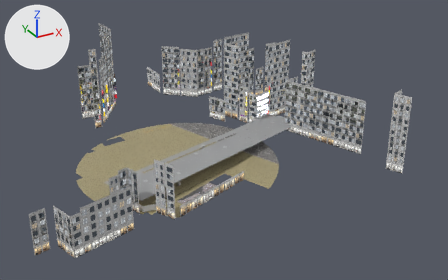
An edit to the glTF model web/data/shibuya/hero/miyamasu.glb, drawn before and after from the same camera.
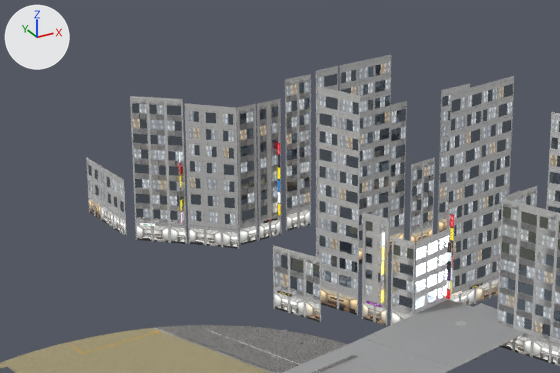
The first picture shows the older version from a 50 mm camera at (397.0, -1308.0, 152.0) aimed at (542.0, -1044.0, 20.0). The close-ups show the older and then the newer version on the part from 26% to 68% of the width and 5% to 50% of the height of that picture. Only the edits that show in the close-ups are written down. Arrows for +X, +Y and +Z are at upper left; the lights stay in place. Vertices at exactly the same position are counted once.

Before the edit, the objects in view are built like this:
```python
ob_miyamasu_glow_shop_c2_1 = bpy.data.objects.new('miyamasu_glow_shop_c2_1', me_miyamasu_glow_shop_c2_1)
ob_miyamasu_glow_shop_c2_1.location = (512.0, -1052.0, 16.0)
ob_miyamasu_wall_grey_c2_1 = bpy.data.objects.new('miyamasu_wall_grey_c2_1', me_miyamasu_wall_grey_c2_1)
ob_miyamasu_wall_grey_c2_1.location = (512.0, -1052.0, 16.0)
ob_miyamasu_wall_grey_c2_3 = bpy.data.objects.new('miyamasu_wall_grey_c2_3', me_miyamasu_wall_grey_c2_3)
ob_miyamasu_wall_grey_c2_3.location = (512.0, -1052.0, 16.0)
ob_miyamasu_wall_white_c3_2 = bpy.data.objects.new('miyamasu_wall_white_c3_2', me_miyamasu_wall_white_c3_2)
ob_miyamasu_wall_white_c3_2.location = (512.0, -1052.0, 16.0)
ob_miyamasu_win_glass_c2_1 = bpy.data.objects.new('miyamasu_win_glass_c2_1', me_miyamasu_win_glass_c2_1)
ob_miyamasu_win_glass_c2_1.location = (512.0, -1052.0, 16.0)
ob_miyamasu_win_glass_c3_2 = bpy.data.objects.new('miyamasu_win_glass_c3_2', me_miyamasu_win_glass_c3_2)
ob_miyamasu_win_glass_c3_2.location = (512.0, -1052.0, 16.0)
# also in view: 'miyamasu_win_glass_c3_1' at (595.0, -1022.0, 41.0); 'miyamasu_steel_soffit_c2_-1' at (568.0, -1055.0, 22.0); 'miyamasu_wall_cream_c1_4' at (544.0, -945.0, 24.0); 'miyamasu_ground_asphalt_c0_1' at (532.0, -1015.0, 18.0); 'miyamasu_wall_grey_c2_0' at (584.0, -1046.0, 32.0)
```
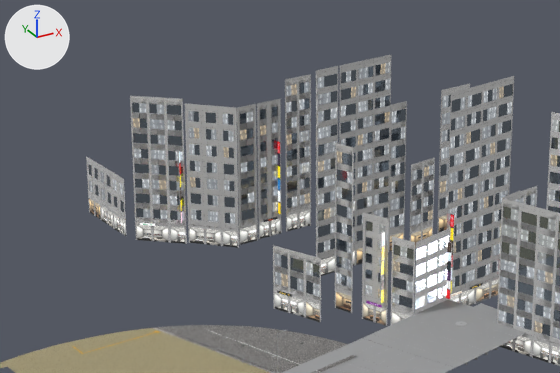
Diff of the bpy script that builds the scene:
```diff
--- a/web/data/shibuya/hero/miyamasu.glb.py
+++ b/web/data/shibuya/hero/miyamasu.glb.py
@@ me_miyamasu_glow_shop_c2_1 @@
 # used by ob_miyamasu_glow_shop_c2_1; location = (512.0, -1052.0, 16.0)
-me_miyamasu_glow_shop_c2_1.from_pydata(...)  # 67 vertices, 33 faces; spans x 49.6..73.4, y 25.2..48.7, z 1.9..22.2
+me_miyamasu_glow_shop_c2_1.from_pydata(...)  # 55 vertices, 27 faces; spans x 49.6..73.4, y 25.2..48.7, z 1.9..22.2
+# me_miyamasu_glow_shop_c2_1 part 1: the loose piece of 4 vertices spanning x 49.6..51.2, y 37.5..41.6, z 2.7..5.8 is deleted
+# me_miyamasu_glow_shop_c2_1 part 2: the loose piece of 4 vertices spanning x 51.4..53.1, y 32.9..37.0, z 2.7..5.8 is deleted
+# other edits to the shape of me_miyamasu_glow_shop_c2_1 do not show in these pictures
 me_miyamasu_glow_shop_c2_1.materials.append(mat_glow_shop)
@@ me_miyamasu_wall_grey_c2_1 @@
 # used by ob_miyamasu_wall_grey_c2_1; location = (512.0, -1052.0, 16.0)
-me_miyamasu_wall_grey_c2_1.from_pydata(...)  # 1236 vertices, 1801 faces; spans x 49.4..72.7, y 26.0..52.6, z 1.5..45.8
+me_miyamasu_wall_grey_c2_1.from_pydata(...)  # 834 vertices, 1183 faces; spans x 49.4..72.7, y 26.0..52.6, z 1.5..45.8
+# me_miyamasu_wall_grey_c2_1 part 3: the loose piece of 394 vertices spanning x 49.4..53.1, y 32.6..41.9, z 2.3..45.8 is deleted
+# other edits to the shape of me_miyamasu_wall_grey_c2_1 do not show in these pictures
 me_miyamasu_wall_grey_c2_1.materials.append(mat_wall_grey)
@@ me_miyamasu_wall_white_c3_2 @@
 # used by ob_miyamasu_wall_white_c3_2; location = (512.0, -1052.0, 16.0)
-me_miyamasu_wall_white_c3_2.from_pydata(...)  # 428 vertices, 660 faces; spans x 79.9..95.9, y 57.4..60.7, z 3.1..36.2
+me_miyamasu_wall_white_c3_2.from_pydata(...)  # 400 vertices, 612 faces; spans x 79.9..95.9, y 57.4..60.7, z 3.3..36.2
+# me_miyamasu_wall_white_c3_2 part 4: 356 vertices removed from x 79.9..95.9, y 57.4..60.7, z 3.1..32.7; 320 vertices added at x 79.9..95.9, y 57.4..60.7, z 3.3..32.3
+# other edits to the shape of me_miyamasu_wall_white_c3_2 do not show in these pictures
 me_miyamasu_wall_white_c3_2.materials.append(mat_wall_white)
@@ me_miyamasu_win_glass_c2_1 @@
 # used by ob_miyamasu_win_glass_c2_1; location = (512.0, -1052.0, 16.0)
-me_miyamasu_win_glass_c2_1.from_pydata(...)  # 494 vertices, 340 faces; spans x 49.6..72.7, y 23.6..48.7, z 6.7..44.3
+me_miyamasu_win_glass_c2_1.from_pydata(...)  # 318 vertices, 208 faces; spans x 49.6..72.7, y 23.6..48.7, z 6.7..44.3
+# me_miyamasu_win_glass_c2_1 part 5: 22 loose pieces with 176 vertices, spanning x 49.6..53.1, y 32.9..41.6, z 7.5..44.3, are deleted
 me_miyamasu_win_glass_c2_1.materials.append(mat_win_glass)
@@ me_miyamasu_win_glass_c3_2 @@
 # used by ob_miyamasu_win_glass_c3_2; location = (512.0, -1052.0, 16.0)
-me_miyamasu_win_glass_c3_2.from_pydata(...)  # 255 vertices, 171 faces; spans x 71.3..95.6, y 55.9..60.6, z 8.3..44.3
+me_miyamasu_win_glass_c3_2.from_pydata(...)  # 243 vertices, 163 faces; spans x 71.3..95.6, y 55.9..60.6, z 8.4..44.3
+# me_miyamasu_win_glass_c3_2 part 6: the loose piece of 6 vertices spanning x 88.2..91.6, y 59.2..59.8, z 29.4..31.4 is deleted
+# me_miyamasu_win_glass_c3_2 part 7: 108 vertices moved from x 80.2..95.6, y 57.4..60.6, z 8.3..32.7 to x 80.2..95.6, y 57.4..60.6, z 8.5..32.3
+# me_miyamasu_win_glass_c3_2 part 8: 8 kept faces spanning x 88.2..95.6, y 59.2..60.6, z 32.3..34.7 get new texture (UV) coordinates
+# other edits to the shape of me_miyamasu_win_glass_c3_2 do not show in these pictures
 me_miyamasu_win_glass_c3_2.materials.append(mat_win_glass)
```

Where the change shows, as pixel boxes (x1, y1, x2, y2) in the close-ups (560 x 373 px; the box of a moved part takes in the faces that stretch with it):
'miyamasu_win_glass_c2_1', reshaped
    before: (320, 95, 465, 304)
    after: (336, 97, 465, 304)
'miyamasu_glow_shop_c2_1', reshaped
    before: (321, 214, 460, 325)
    after: (336, 214, 460, 325)
part 1 of me_miyamasu_glow_shop_c2_1, deleted
    before: (321, 288, 337, 307)
part 2 of me_miyamasu_glow_shop_c2_1, deleted
    before: (339, 293, 357, 313)
part 3 of me_miyamasu_wall_grey_c2_1, deleted
    before: (318, 87, 360, 315)
part 4 of me_miyamasu_wall_white_c3_2, moved or reshaped
    both: (410, 97, 450, 241)
part 5 of me_miyamasu_win_glass_c2_1, deleted
    before: (320, 95, 359, 290)
part 6 of me_miyamasu_win_glass_c3_2, deleted
    before: (442, 111, 450, 122)
part 7 of me_miyamasu_win_glass_c3_2, moved or reshaped
    before: (411, 126, 450, 227)
    after: (411, 112, 450, 226)
part 8 of me_miyamasu_win_glass_c3_2, surface changed
    both: (442, 95, 451, 107)
